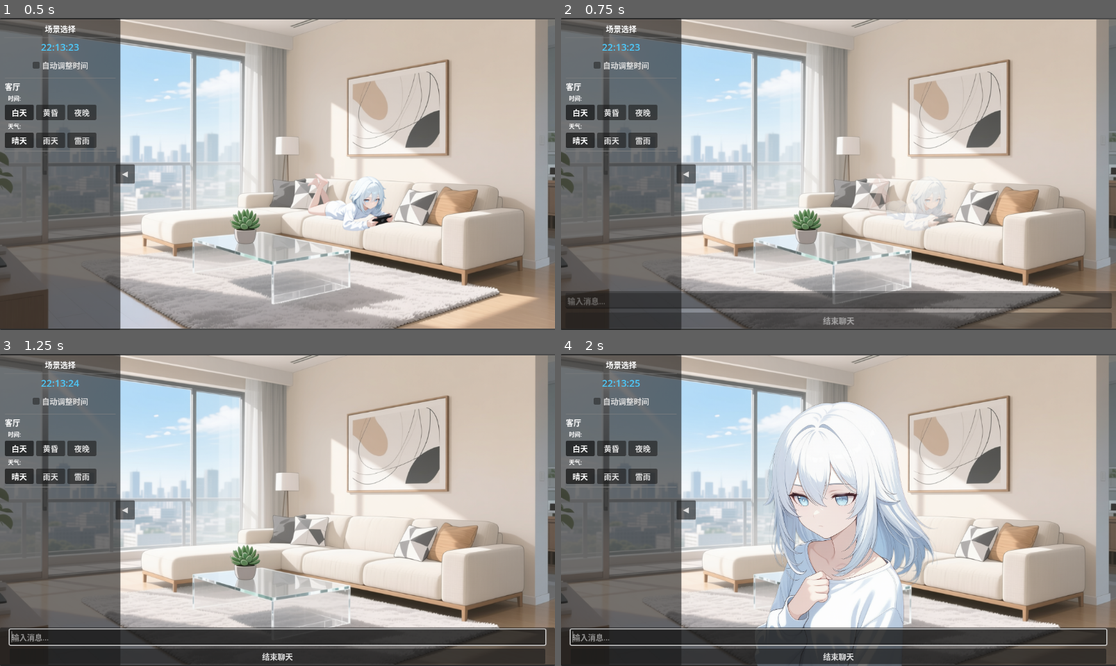
Above: before the commit, frames 1-4 (two rows, left to right).
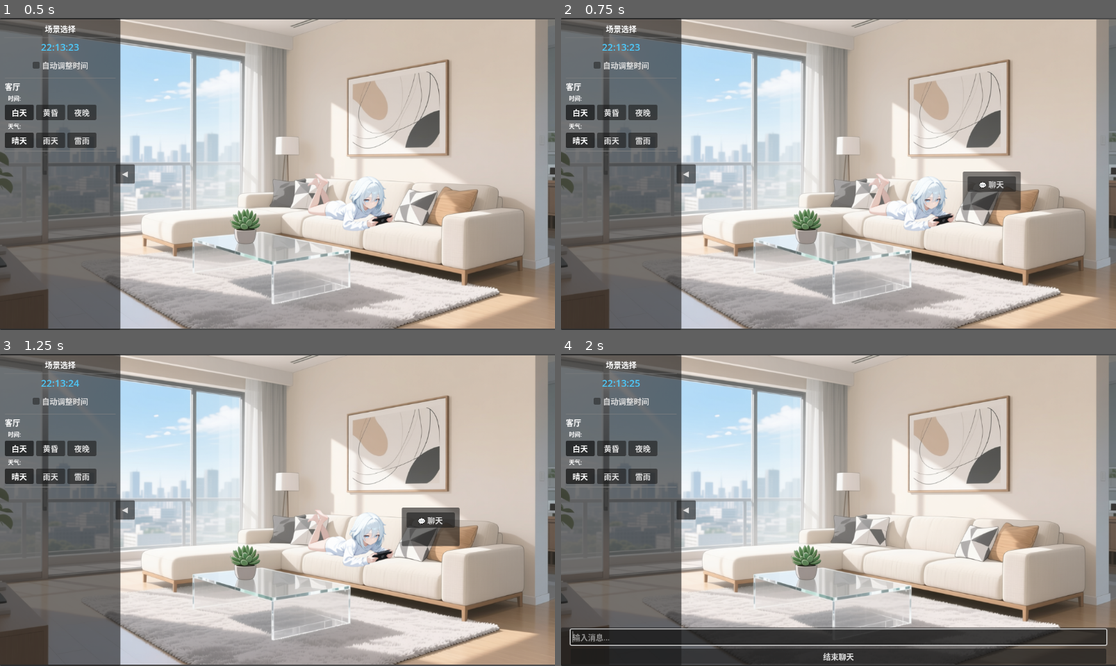
Above: after the commit, the same moments.

Repository: xhc2008/CABM-ED
Game: Godot game, scene res://scripts/main.tscn
The game is run twice, just before and just after one commit, with the same random seed, the same clock (stepped at 60 frames per second) and the same inputs.
Inputs (mouse positions are in pixels of both pictures, inside the frame that each line leads up to):
- Up to frame 1 (0.5 s): no input
- Up to frame 2 (0.75 s): click (910, 202) at 0.5 s
- Up to frame 3 (1.25 s): no input
- Up to frame 4 (2 s): click (993, 519) at 1.25 s, where only the run after the commit has a clickable "💬 聊天"

Frame 1 is identical in both runs. In frame 2, 13% of the frame differs, in the area x 0-100%, y 49-100%; in frame 3, 14%; in frame 4, 14%.

Commit message:
feat: 选项栏

Diff:
--- /dev/null
+++ b/scripts/action_menu.gd
@@ -0,0 +1,45 @@
+extends Panel
+
+signal action_selected(action: String)
+
+@onready var vbox: VBoxContainer = $MarginContainer/VBoxContainer
+@onready var chat_button: Button = $MarginContainer/VBoxContainer/ChatButton
+
+const ANIMATION_DURATION = 0.2
+
+func _ready():
+	visible = false
+	modulate.a = 0.0
+	scale = Vector2(0.8, 0.8)
+
+	# 连接按钮信号
+	chat_button.pressed.connect(_on_chat_button_pressed)
+
+func show_menu(at_position: Vector2):
+	# 设置菜单位置（在角色旁边）
+	position = at_position
+
+	visible = true
+	pivot_offset = size / 2.0
+
+	# 展开动画
+	var tween = create_tween()
+	tween.set_parallel(true)
+	tween.tween_property(self, "modulate:a", 1.0, ANIMATION_DURATION)
+	tween.tween_property(self, "scale", Vector2.ONE, ANIMATION_DURATION).set_trans(Tween.TRANS_BACK).set_ease(Tween.EASE_OUT)
+
+func hide_menu():
+	pivot_offset = size / 2.0
+
+	# 收起动画
+	var tween = create_tween()
+	tween.set_parallel(true)
+	tween.tween_property(self, "modulate:a", 0.0, ANIMATION_DURATION)
+	tween.tween_property(self, "scale", Vector2(0.8, 0.8), ANIMATION_DURATION).set_trans(Tween.TRANS_BACK).set_ease(Tween.EASE_IN)
+
+	await tween.finished
+	visible = false
+
+func _on_chat_button_pressed():
+	action_selected.emit("chat")
+	hide_menu()
--- a/scripts/character.gd
+++ b/scripts/character.gd
@@ -1,6 +1,6 @@
 extends TextureButton
 
-signal character_clicked
+signal character_clicked(char_position: Vector2, char_size: Vector2)
 
 var current_scene: String = ""
 var original_preset: Dictionary
@@ -221,4 +221,7 @@
 
 func _on_pressed():
 	if not is_chatting:
-		character_clicked.emit()
+		# 发送角色的全局位置和大小
+		var global_pos = global_position
+		var char_size = size * scale
+		character_clicked.emit(global_pos, char_size)
--- a/scripts/main.gd
+++ b/scripts/main.gd
@@ -4,6 +4,7 @@
 @onready var sidebar = $Sidebar
 @onready var character = $Background/Character
 @onready var chat_dialog = $ChatDialog
+@onready var action_menu = $ActionMenu
 @onready var debug_helper = $CharacterDebugHelper
 
 var current_scene: String = ""
@@ -20,6 +21,9 @@
 
 	# 连接聊天对话框信号
 	chat_dialog.chat_ended.connect(_on_chat_ended)
+
+	# 连接选项菜单信号
+	action_menu.action_selected.connect(_on_action_selected)
 
 	# 加载默认场景
 	load_scene("livingroom", "sunny", "day")
@@ -47,10 +51,26 @@
 func _on_scene_changed(scene_id: String, weather_id: String, time_id: String):
 	load_scene(scene_id, weather_id, time_id)
 
-func _on_character_clicked():
-	# 角色被点击，开始聊天
-	character.start_chat()
-	chat_dialog.show_dialog()
+func _on_character_clicked(char_position: Vector2, char_size: Vector2):
+	# 角色被点击，显示选项菜单
+	# 计算菜单位置（角色右侧）
+	var menu_pos = Vector2(
+		char_position.x + char_size.x + 10,
+		char_position.y
+	)
+
+	# 确保菜单不超出屏幕
+	if menu_pos.x + action_menu.custom_minimum_size.x > get_viewport_rect().size.x:
+		# 如果右侧放不下，放在左侧
+		menu_pos.x = char_position.x - action_menu.custom_minimum_size.x - 10
+
+	action_menu.show_menu(menu_pos)
+
+func _on_action_selected(action: String):
+	if action == "chat":
+		# 开始聊天
+		character.start_chat()
+		chat_dialog.show_dialog()
 
 func _on_chat_ended():
 	# 聊天结束，角色返回场景
--- a/scripts/main.tscn
+++ b/scripts/main.tscn
@@ -5,6 +5,7 @@
 [ext_resource type="Script" path="res://scripts/character.gd" id="3_character"]
 [ext_resource type="Script" path="res://scripts/chat_dialog.gd" id="4_chat_dialog"]
 [ext_resource type="Script" path="res://scripts/character_debug.gd" id="5_debug"]
+[ext_resource type="Script" path="res://scripts/action_menu.gd" id="6_action_menu"]
 
 [node name="Main" type="Control"]
 layout_mode = 3
@@ -154,6 +155,33 @@
 horizontal_alignment = 1
 vertical_alignment = 1
 
+[node name="ActionMenu" type="Panel" parent="."]
+custom_minimum_size = Vector2(120, 0)
+layout_mode = 0
+offset_right = 120.0
+offset_bottom = 80.0
+script = ExtResource("6_action_menu")
+
+[node name="MarginContainer" type="MarginContainer" parent="ActionMenu"]
+layout_mode = 1
+anchors_preset = 15
+anchor_right = 1.0
+anchor_bottom = 1.0
+grow_horizontal = 2
+grow_vertical = 2
+theme_override_constants/margin_left = 10
+theme_override_constants/margin_top = 10
+theme_override_constants/margin_right = 10
+theme_override_constants/margin_bottom = 10
+
+[node name="VBoxContainer" type="VBoxContainer" parent="ActionMenu/MarginContainer"]
+layout_mode = 2
+theme_override_constants/separation = 5
+
+[node name="ChatButton" type="Button" parent="ActionMenu/MarginContainer/VBoxContainer"]
+layout_mode = 2
+text = "💬 聊天"
+
 [node name="CharacterDebugHelper" type="Control" parent="."]
 layout_mode = 1
 anchors_preset = 15
